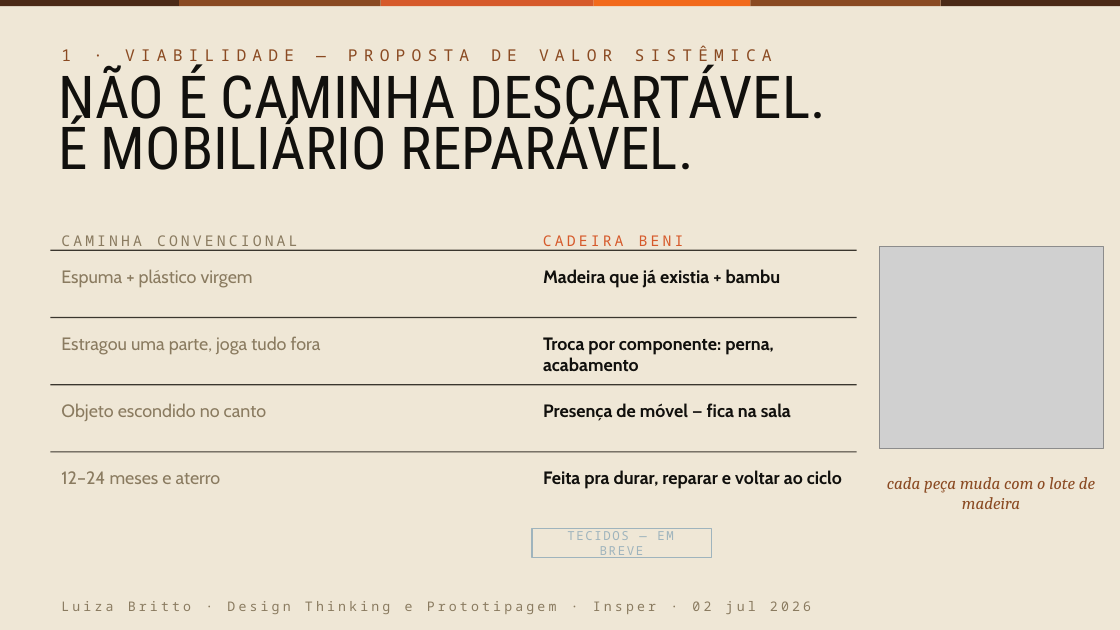
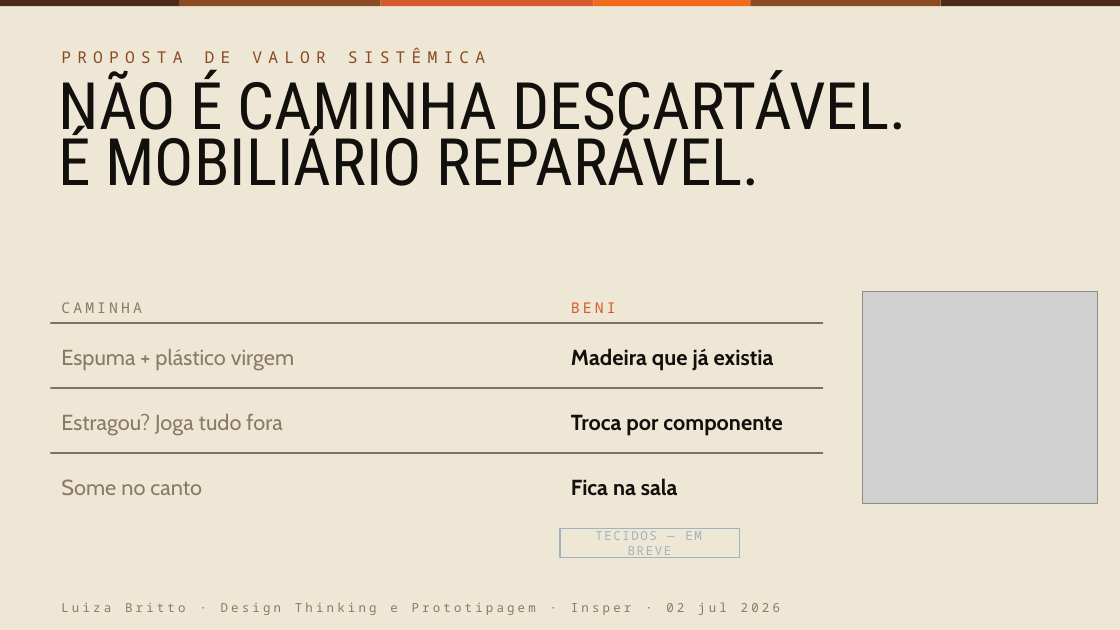
Before and after one commit to lubritto-hub/clipping, a slide deck: slide 5 of entrega/CadeiraBeni_pitch.pptx. Drawn at 1120x630 pixels with LibreOffice and Linux fonts; fonts in the diff are those of the drawing; grey boxes stand for pictures. Boxes give left, top, right and bottom in pixels: in the first picture for what was removed or moved away, otherwise in the second. Text is boxed around its words. In the diff, an @@ line names an element or a change of style, - is before the commit and + after.

```diff
--- a/entrega/CadeiraBeni_pitch.pptx
+++ b/entrega/CadeiraBeni_pitch.pptx
@@ text at (61,48,485,63): text changed @@
-1 · VIABILIDADE — PROPOSTA DE VALOR SISTÊMICA
+PROPOSTA DE VALOR SISTÊMICA
@@ text "NÃO É CAMINHA DESCARTÁVEL." at (58,69,906,186): size 38 to 42 pt; line spacing 32.7pt to 36.1pt @@
@@ picture: place and size @@
-picture at (879,246,1103,448)
+picture at (862,291,1098,503)
@@ rectangle: place and size @@
-rectangle at (50,250,857,251)
+rectangle at (50,323,823,324)
@@ text at (61,302,142,313): text changed @@
-CAMINHA CONVENCIONAL
+CAMINHA
@@ text at (571,302,616,313): text changed @@
-CADEIRA BENI
+BENI
@@ text "Espuma + plástico virgem": place and size @@
-text "Espuma + plástico virgem" at (61,269,253,288)
+text "Espuma + plástico virgem" at (61,348,294,371)
@@ text "Espuma + plástico virgem" at (61,348,294,371): size 11.5 to 14 pt; vertical alignment top to middle @@
@@ text at (571,348,774,371): text changed; size 11.5 to 14 pt @@
-Madeira que já existia + bambu
+Madeira que já existia
@@ rectangle: place and size @@
-rectangle at (50,317,857,318)
+rectangle at (50,388,823,389)
@@ text at (61,413,282,436): text changed; size 11.5 to 14 pt @@
-Estragou uma parte, joga tudo fora
+Estragou? Joga tudo fora
@@ text at (571,414,782,436): text changed; size 11.5 to 14 pt @@
-Troca por componente: perna, acabamento
+Troca por componente
@@ vertical alignment top to middle in 5 elements at (571,348,774,371), (61,413,282,436), (571,414,782,436), (571,478,678,496), (61,479,202,495) @@
@@ rectangle: place and size @@
-rectangle at (50,384,857,385)
+rectangle at (50,452,823,454)
@@ rectangle removed at (50,451,857,452) @@
@@ text at (61,479,202,495): text changed; size 11.5 to 14 pt @@
-Objeto escondido no canto
+Some no canto
@@ text removed at (61,471,221,484) @@
-12–24 meses e aterro
@@ text removed at (543,470,842,489) @@
-Feita pra durar, reparar e voltar ao ciclo
@@ text at (571,478,678,496): text changed; size 11.5 to 14 pt @@
-Presença de móvel — fica na sala
+Fica na sala
@@ text removed at (887,477,1095,509) @@
-cada peça muda com o lote de madeira
@@ rectangle "TECIDOS — EM BREVE": place and size @@
-rectangle "TECIDOS — EM BREVE" at (532,529,711,558)
+rectangle "TECIDOS — EM BREVE" at (560,529,739,558)
@@ text "Luiza Britto · Design Thinking ..." at (61,602,780,615): size 8.5 to 8 pt @@
```
Also in this commit, not shown: 12 other slides changed, 2 other files.
